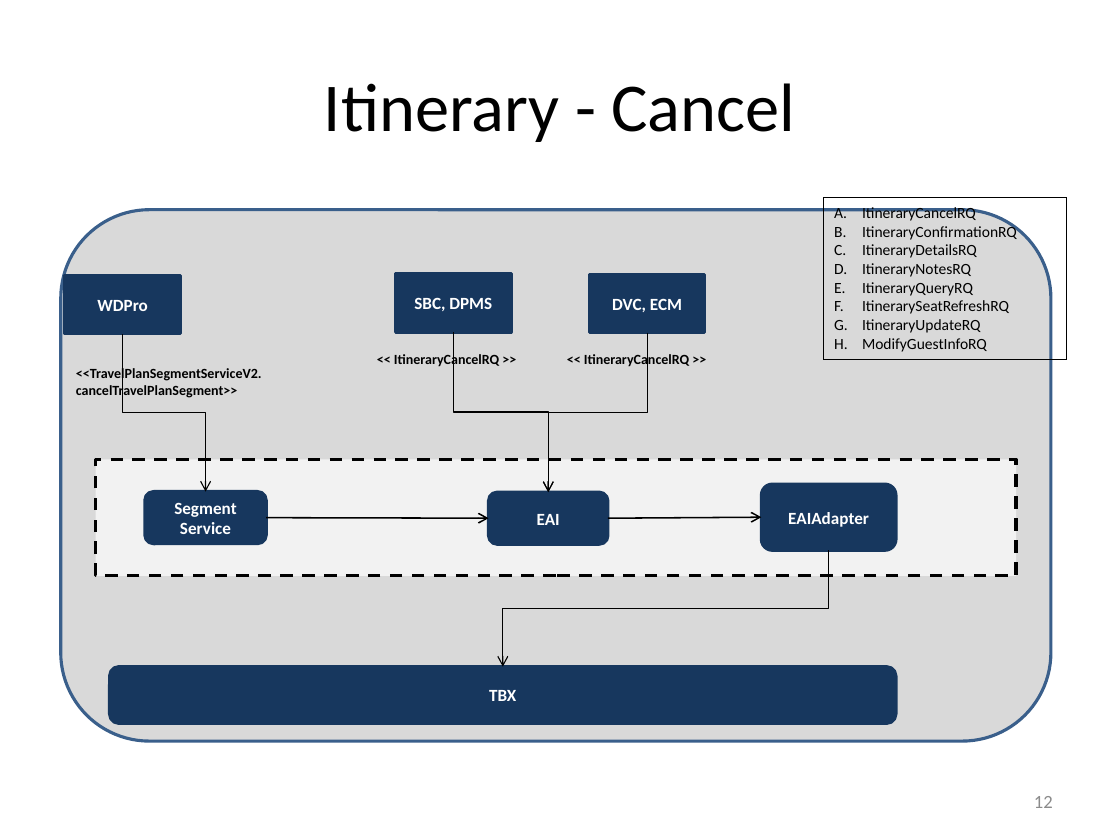
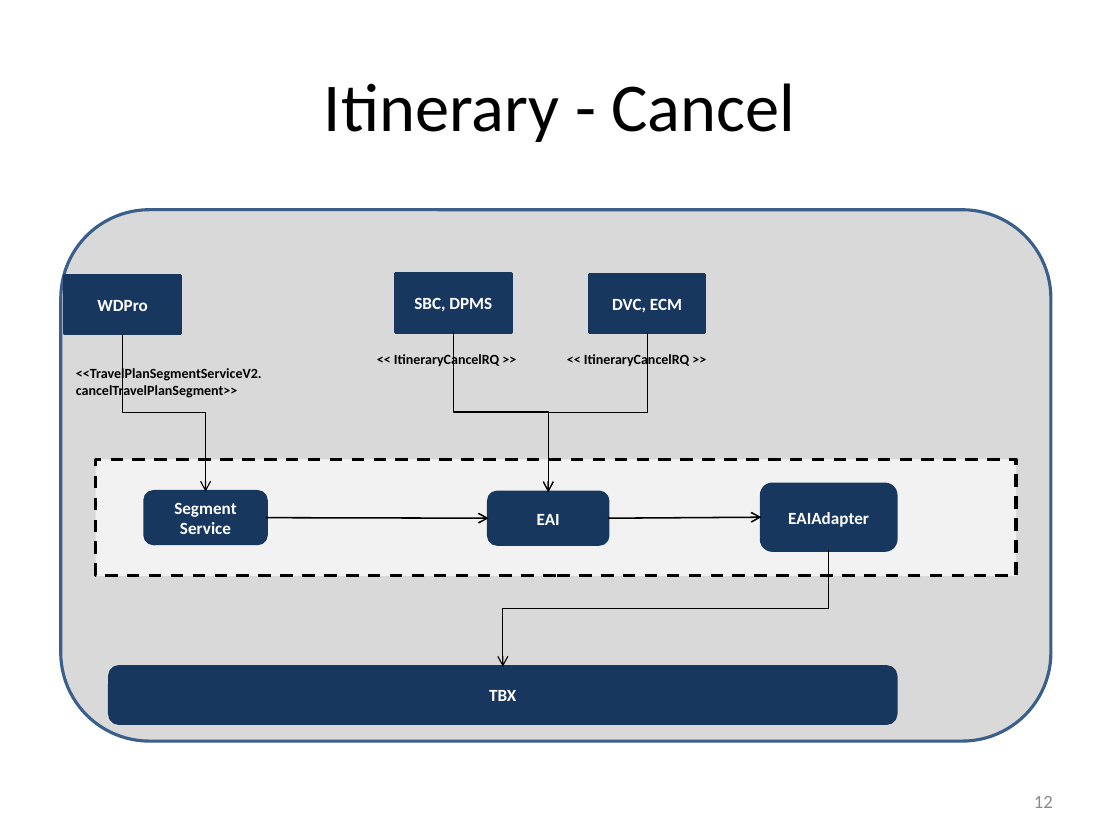
Before and after one commit to Darth-Neo/ArchiConcepts, a slide deck: slide 13 of Accovia_Replacement_Messages.pptx. Drawn at 1120x840 pixels with LibreOffice and Linux fonts; fonts in the diff are those of the drawing. Boxes give left, top, right and bottom in pixels: in the first picture for what was removed or moved away, otherwise in the second. Text is boxed around its words. In the diff, an @@ line names an element or a change of style, - is before the commit and + after.

```diff
--- a/Accovia_Replacement_Messages.pptx
+++ b/Accovia_Replacement_Messages.pptx
@@ rectangle removed at bbox=[823, 197, 1066, 360] @@
-A. ItineraryCancelRQ
-B. ItineraryConfirmationRQ
-C. ItineraryDetailsRQ
-D. ItineraryNotesRQ
-E. ItineraryQueryRQ
-F. ItinerarySeatRefreshRQ
-G. ItineraryUpdateRQ
-H. ModifyGuestInfoRQ
```
Also in this commit, not shown: 24 other slides changed, 13 other files.
